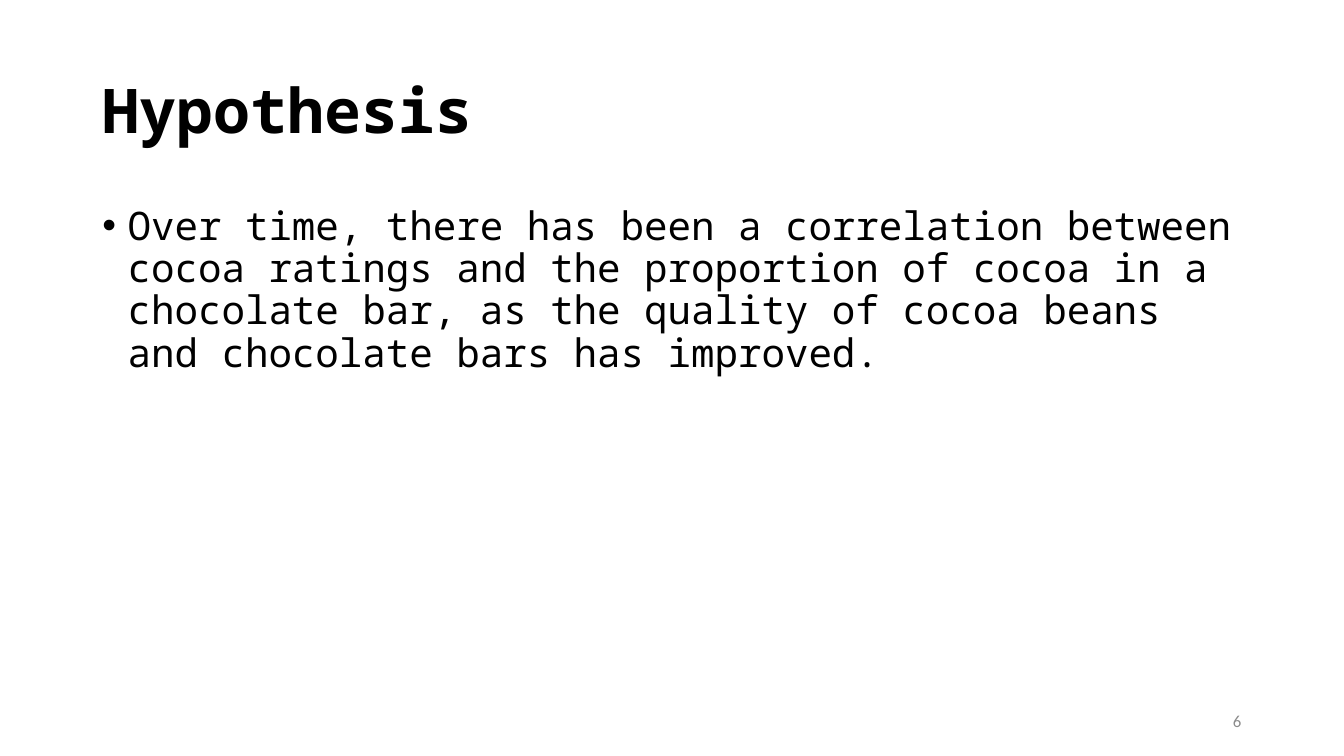
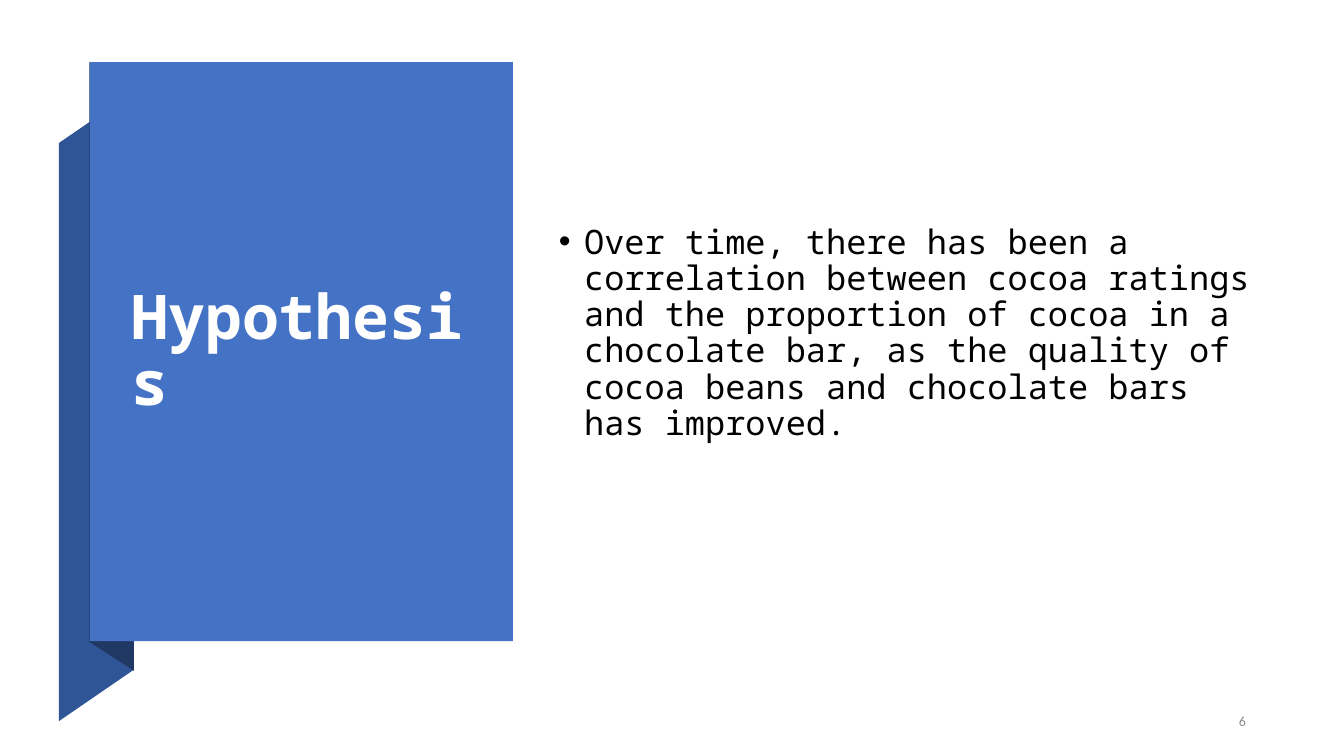
Before and after one commit to iamensah/Exploratory-Data-Analysis, a slide deck: slide 6 of EDA on Flavour of Cacao.pptx. Drawn at 1344x756 pixels with LibreOffice and Linux fonts; fonts in the diff are those of the drawing. Boxes give left, top, right and bottom in pixels: in the first picture for what was removed or moved away, otherwise in the second. Text is boxed around its words. In the diff, an @@ line names an element or a change of style, - is before the commit and + after.

```diff
--- a/EDA on Flavour of Cacao.pptx
+++ b/EDA on Flavour of Cacao.pptx
@@ freeform shape added at bbox=[90, 63, 134, 671], fill #203864 @@
@@ rectangle added at bbox=[90, 63, 513, 641], fill #4472C4 @@
@@ freeform shape added at bbox=[58, 92, 133, 722], fill #2F5597 @@
@@ title "Hypothesis": place and size @@
-title "Hypothesis" at bbox=[102, 85, 472, 148]
+title "Hypothesis" at bbox=[121, 98, 477, 608]
@@ title "Hypothesis" at bbox=[121, 98, 477, 608]: text colour #000000 to #FFFFFF @@
@@ text "Over time, there has been ...": place and size @@
-text "Over time, there has been ..." at bbox=[128, 210, 1231, 377]
+text "Over time, there has been ..." at bbox=[584, 228, 1249, 443]
@@ text "Over time, there has been ..." at bbox=[584, 228, 1249, 443]: size 28 to 24 pt; vertical alignment top to middle @@
@@ page number at bbox=[1239, 716, 1246, 726]: size 12 to 10 pt; more space between paragraphs @@
```
Also in this commit, not shown: 6 other slides changed, 9 slides added, 1 slide removed, 4 other files.
